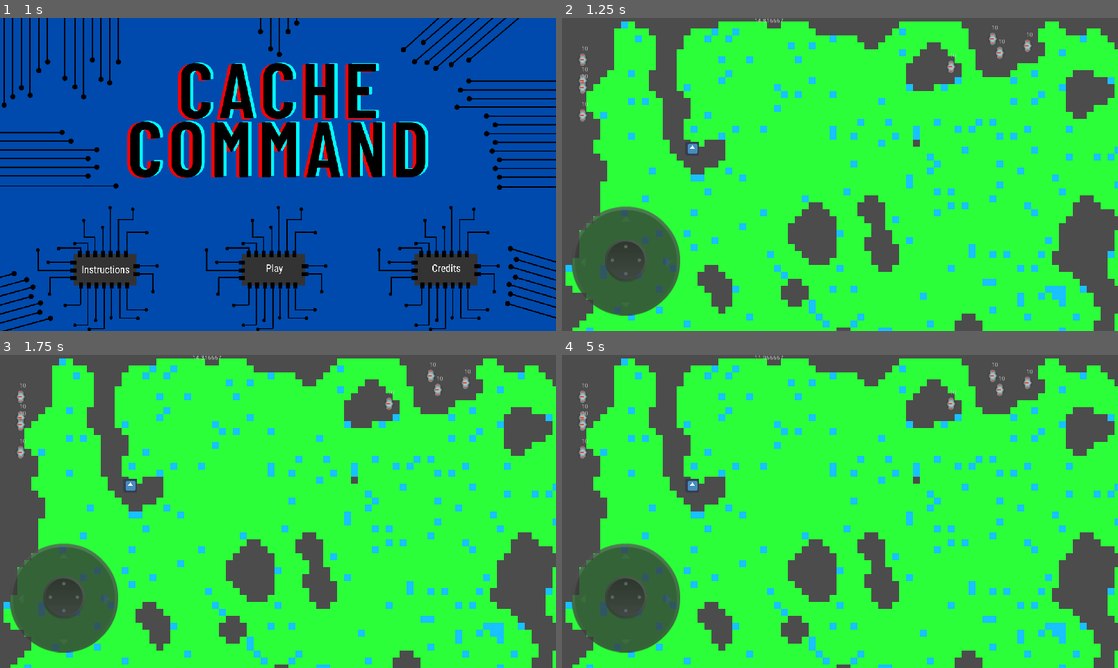
Above: before the commit, frames 1-4 (two rows, left to right).
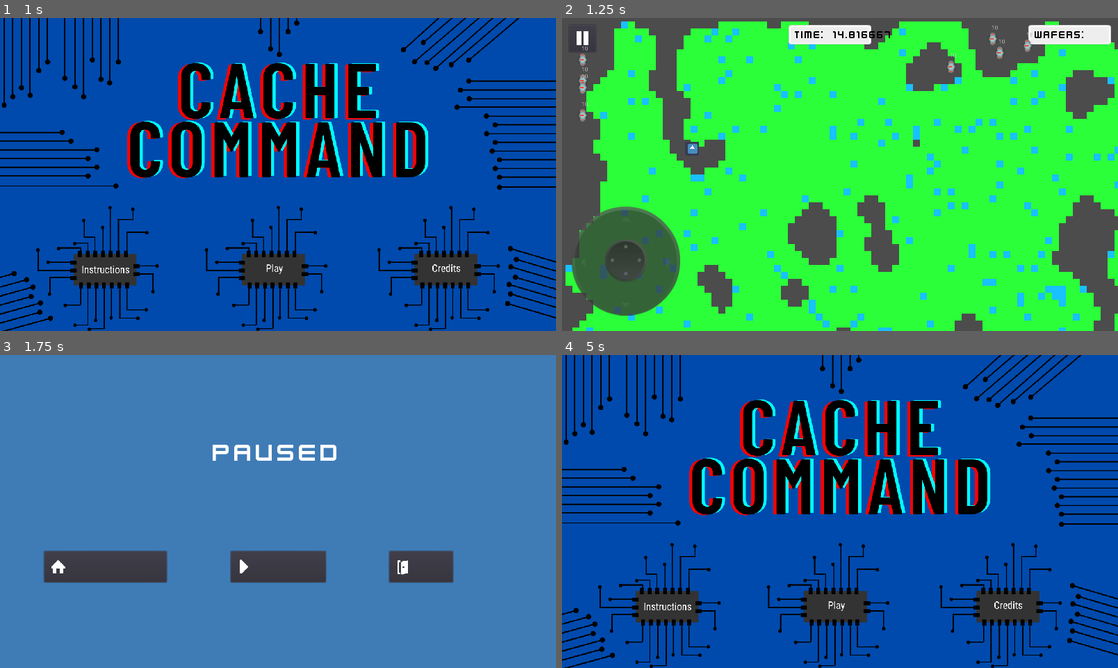
Above: after the commit, the same moments.

Repository: njrobbins/cache-command
Game: Godot game, scene res://Scenes/MainMenu.tscn
Same seed, same stepped clock (60 frames per second), same inputs: the game is played once before the commit and once after it. The engine's default icon, where the game draws it, is replaced by a stand-in: a white triangle on a blue panel in a dark square. Sound files missing from this copy of the repository are replaced by a short silence.
Inputs (mouse positions are in pixels of both pictures, inside the frame that each line leads up to):
- Up to frame 1 (1 s): click (272, 268) at 0.5 s
- Up to frame 2 (1.25 s): no input
- Up to frame 3 (1.75 s): click (22, 376) at 1.27 s
- Up to frame 4 (5 s): click (840, 567) at 2 s, where only the run after the commit has a clickable "Resume"; click (840, 567) at 2.75 s, where only the run after the commit has a clickable "Resume"; click (840, 567) at 3.5 s, where only the run after the commit has a clickable "Resume"; click (667, 567) at 4.25 s, where only the run after the commit has a clickable "Main Menu"

Frame 1 is identical in both runs. In frame 2, 2.0% of the frame differs, in the area x 2-99%, y 0-9%; in frame 3, 99%; in frame 4, 100%, in the area x 0-100%, y 0-100%.

Commit message:
Added UI for Dig Dug scene

Diff:
--- a/Scenes/DigDug.tscn
+++ b/Scenes/DigDug.tscn
@@ -1,8 +1,11 @@
-[gd_scene load_steps=4 format=2]
+[gd_scene load_steps=7 format=2]
 
 [ext_resource path="res://Scenes/DigDugPlayer.tscn" type="PackedScene" id=1]
+[ext_resource path="res://Assets/Icons/pause.png" type="Texture" id=2]
 [ext_resource path="res://Scripts/DigDugGame.gd" type="Script" id=3]
 [ext_resource path="res://Joystick/Joystick.tscn" type="PackedScene" id=4]
+[ext_resource path="res://fonts/kenvector_future_thin_small.tres" type="DynamicFont" id=5]
+[ext_resource path="res://Assets/gray_bar.png" type="Texture" id=6]
 
 [node name="DigDug" type="Node2D"]
 script = ExtResource( 3 )
@@ -22,11 +25,71 @@
 one_shot = true
 autostart = true
 
+[node name="TimeSection" type="TextureRect" parent="."]
+margin_left = 522.0
+margin_top = 16.0
+margin_right = 712.0
+margin_bottom = 61.0
+texture = ExtResource( 6 )
+expand = true
+__meta__ = {
+"_edit_use_anchors_": false
+}
+
+[node name="TimeLeftLabel" type="Label" parent="."]
+margin_left = 536.0
+margin_top = 24.0
+margin_right = 609.0
+margin_bottom = 56.0
+custom_fonts/font = ExtResource( 5 )
+custom_colors/font_color = Color( 0, 0, 0, 1 )
+text = "Time:"
+__meta__ = {
+"_edit_use_anchors_": false
+}
+
 [node name="TimeLabel" type="Label" parent="."]
-margin_left = 442.48
-margin_right = 482.48
-margin_bottom = 14.0
+margin_left = 624.0
+margin_top = 24.0
+margin_right = 700.0
+margin_bottom = 54.0
+custom_fonts/font = ExtResource( 5 )
+custom_colors/font_color = Color( 0, 0, 0, 1 )
+text = "12.34"
+__meta__ = {
+"_edit_use_anchors_": false
+}
+
+[node name="PauseButton" type="Button" parent="."]
+margin_left = 16.0
+margin_top = 16.0
+margin_right = 78.0
+margin_bottom = 78.0
+icon = ExtResource( 2 )
+__meta__ = {
+"_edit_use_anchors_": false
+}
+
+[node name="WafersSection" type="TextureRect" parent="."]
+margin_left = 1074.0
+margin_top = 16.0
+margin_right = 1264.0
+margin_bottom = 61.0
+texture = ExtResource( 6 )
+__meta__ = {
+"_edit_use_anchors_": false
+}
+
+[node name="WafersCollectedLabel" type="Label" parent="."]
+margin_left = 1088.0
+margin_top = 24.0
+margin_right = 1209.0
+margin_bottom = 54.0
+custom_fonts/font = ExtResource( 5 )
+custom_colors/font_color = Color( 0, 0, 0, 1 )
+text = "Wafers:"
 __meta__ = {
 "_edit_use_anchors_": false
 }
 [connection signal="timeout" from="GameTimer" to="." method="_on_GameTimer_timeout"]
+[connection signal="pressed" from="PauseButton" to="." method="_on_PauseButton_pressed"]
--- a/Scripts/DigDugGame.gd
+++ b/Scripts/DigDugGame.gd
@@ -3,6 +3,8 @@
 const Tile = preload("res://Scenes/DigDugTile.tscn")
 const Res = preload("res://Scenes/DigDugResource.tscn")
 const Enemy = preload("res://Scenes/DigDugEnemy.tscn")
+
+var scene
 
 var cell_w = 16
 var cell_h = 16
@@ -34,6 +36,7 @@
 						inst.position = Vector2(x * cell_w, y * cell_h)
 						$Map.add_child(inst)
 						number_of_enemies -= 1
+
 func _process(delta):
 	$TimeLabel.text = str($GameTimer.time_left)
 
@@ -42,3 +45,6 @@
 
 func _on_GameTimer_timeout():
 	var _scene = get_tree().change_scene("res://Scenes/TowerDefenseGame.tscn")
+
+func _on_PauseButton_pressed():
+	scene = get_tree().change_scene("res://Scenes/PauseMenu.tscn")
--- a/fonts/kenvector_future_thin.tres
+++ b/fonts/kenvector_future_thin.tres
@@ -1,7 +1,4 @@
-[gd_resource type="DynamicFont" load_steps=2 format=2]
-
-[ext_resource path="res://fonts/kenvector_future_thin.ttf" type="DynamicFontData" id=1]
+[gd_resource type="DynamicFont" format=2]
 
 [resource]
 size = 36
-font_data = ExtResource( 1 )
--- /dev/null
+++ b/fonts/kenvector_future_thin_small.tres
@@ -0,0 +1,7 @@
+[gd_resource type="DynamicFont" load_steps=2 format=2]
+
+[ext_resource path="res://fonts/kenvector_future_thin.ttf" type="DynamicFontData" id=1]
+
+[resource]
+size = 26
+font_data = ExtResource( 1 )
Binary file added: Assets/gray_bar.png
Not shown, added: Assets/gray_bar.png.import
Binary file added: Assets/silicon_wafer.png
Not shown, added: Assets/silicon_wafer.png.import
